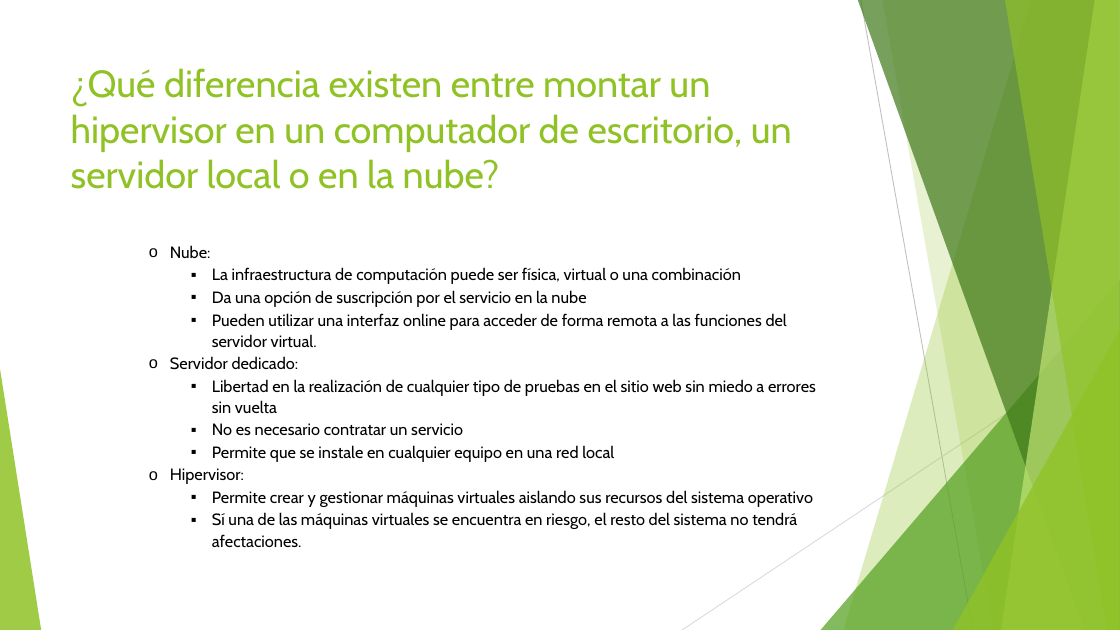
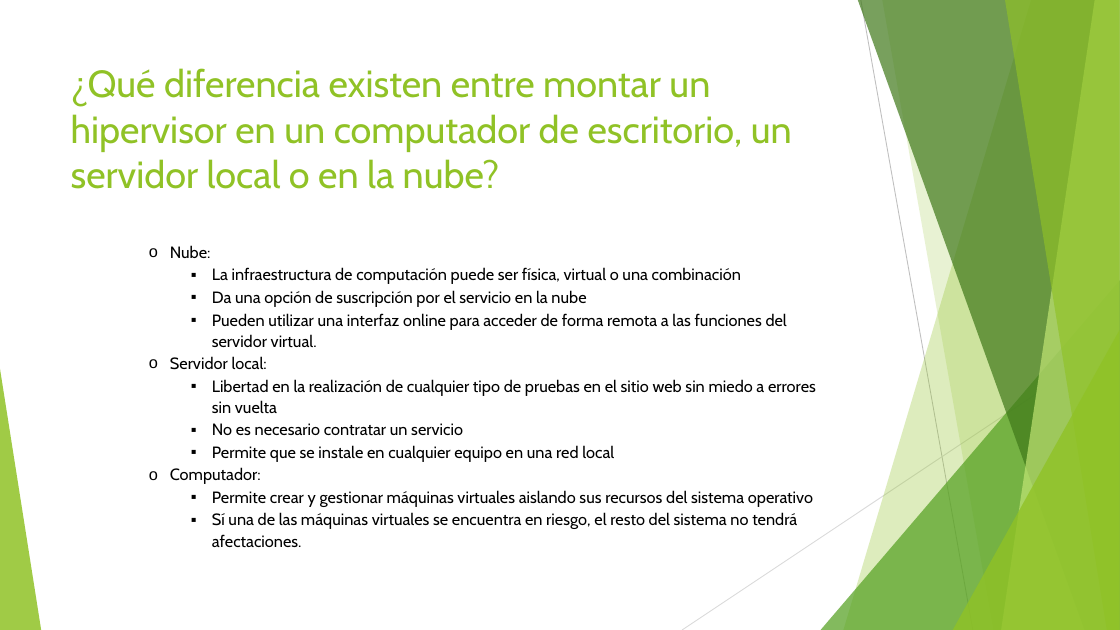
Before and after one commit to JohannCepeda16/RECO, a slide deck: slide 5 of Laboratorios/Laboratorio 1/PresentacionLab01.pptx. Drawn at 1120x630 pixels with LibreOffice and Linux fonts; fonts in the diff are those of the drawing. Boxes give left, top, right and bottom in pixels: in the first picture for what was removed or moved away, otherwise in the second. Text is boxed around its words. In the diff, an @@ line names an element or a change of style, - is before the commit and + after.

```diff
--- a/Laboratorios/Laboratorio 1/PresentacionLab01.pptx
+++ b/Laboratorios/Laboratorio 1/PresentacionLab01.pptx
@@ text at (170,356,267,370): text changed @@
-      o Servidor dedicado:
+      o Servidor local:
@@ text at (170,467,261,484): text changed @@
-      o Hipervisor:
+      o Computador:
```
Also in this commit, not shown: 1 other slide changed, 5 other files.
